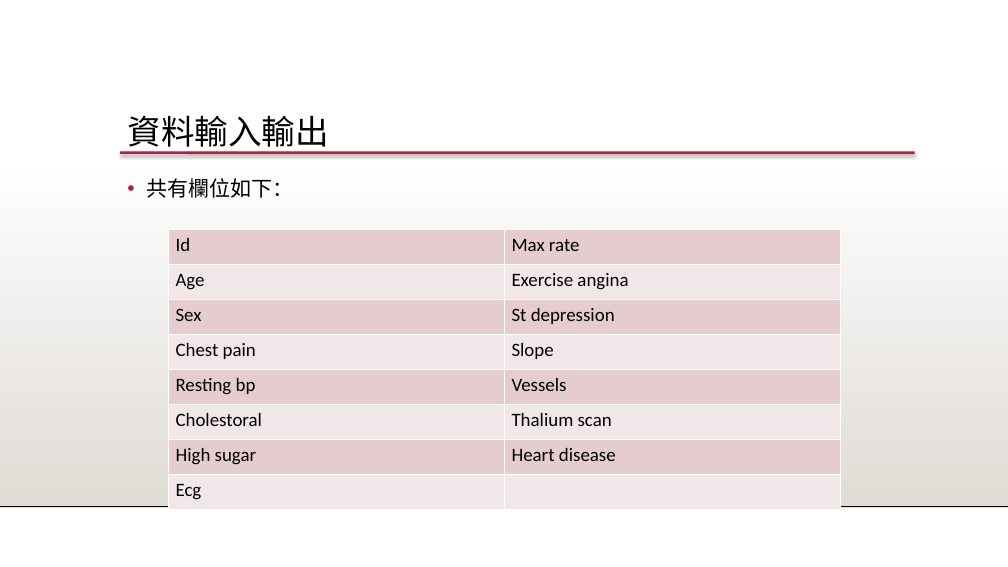
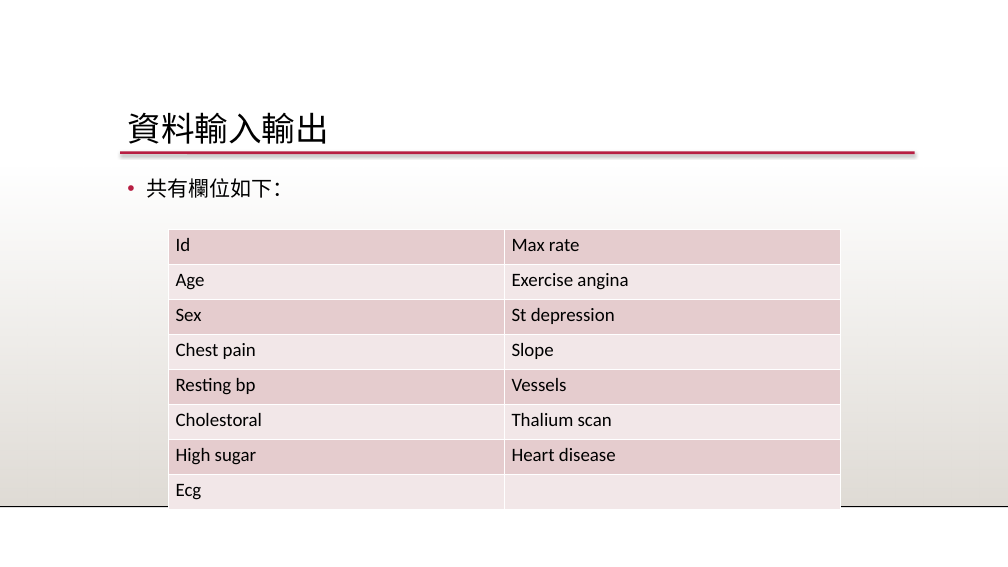
Before and after one commit to 1082-datascience/finalproject-finalproject-1082ds_group3, a slide deck: slide 4 of docs/1082_datascience_FP_3.pptx. Drawn at 1008x567 pixels with LibreOffice and Linux fonts; fonts in the diff are those of the drawing; background and template pictures are left out. Boxes give left, top, right and bottom in pixels: in the first picture for what was removed or moved away, otherwise in the second. Text is boxed around its words. In the diff, an @@ line names an element or a change of style, - is before the commit and + after.

```diff
--- a/docs/1082_datascience_FP_3.pptx
+++ b/docs/1082_datascience_FP_3.pptx
@@ text "資料輸入輸出" at bbox=[127, 112, 329, 144]: line spacing 0.9 to 0.8 @@
```
Also in this commit, not shown: 37 other slides changed.
